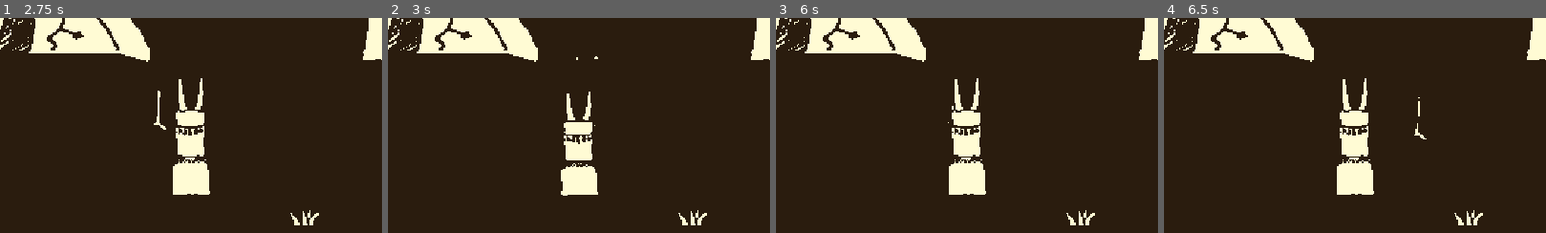
Above: before the commit, frames 1-4 (left to right).
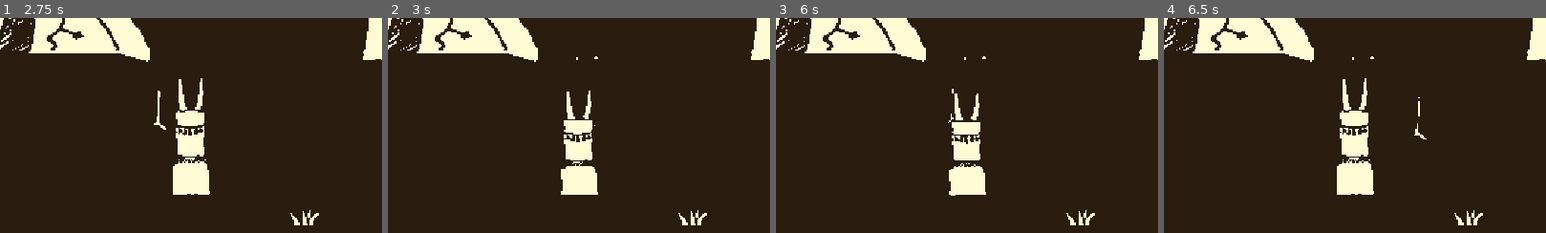
Above: after the commit, the same moments.

Repository: Szilhati-Daniel/HunJam2026-game
Game: Godot game, scene res://scenes/main_menu.tscn
Two runs of this game, one before a commit and one after it. Both use one fixed random seed, a clock stepped at 60 frames per second and the inputs below.
Inputs (mouse positions are % of the whole screen's width and height, from its top left):
- Up to frame 1 (2.75 s): click "Play" at 0.5 s; tap Enter (ui_accept) at 1.25, 1.52, 2.27 s; move the mouse to (72, 45) at 1.27 s; hold Right (ui_right) 1.28-2.03 s; hold Space 1.28-2.03 s; move the mouse to (30, 55) at 2.02 s; hold Down (ui_down) from 2.03 s (still down); tap E at 2.1 s
- Up to frame 2 (3 s): move the mouse to (60, 28) at 2.77 s; release Down (ui_down) at 2.78 s; hold Right (ui_right) from 2.78 s (still down); hold Space from 2.78 s (still down)
- Up to frame 3 (6 s): tap Enter (ui_accept) at 3.5, 3.77, 4.52, 5.27 s; move the mouse to (45, 70) at 3.52 s; release Right (ui_right) at 3.53 s; release Space at 3.53 s; hold Up (ui_up) 3.53-4.28 s; tap E at 3.6, 5.1 s; move the mouse to (80, 65) at 4.27 s; hold Space 4.28-5.03 s; hold Left (ui_left) 4.28-5.78 s; move the mouse to (20, 35) at 5.02 s; move the mouse to (55, 50) at 5.77 s; hold Down (ui_down) from 5.78 s (still down); hold Space from 5.78 s (still down)
- Up to frame 4 (6.5 s): keep holding Down (ui_down); keep holding Space
The pictures show only the part of the screen within x 25-75%, y 33-83%; the shares and areas given below are measured in that part.

Frame 1 is identical in both runs. In frame 2, 0.3% of the frame differs, in the area x 45-54%, y 33-83%; in frame 3, 1.3%, in the area x 45-55%, y 17-83%; in frame 4, less than 0.1%.

Commit message:
Final yeaaah

Diff:
--- a/prefabs/player.tscn
+++ b/prefabs/player.tscn
@@ -40,18 +40,6 @@
 "update": 1,
 "values": [false]
 }
-tracks/2/type = "value"
-tracks/2/imported = false
-tracks/2/enabled = true
-tracks/2/path = NodePath(".:can_move")
-tracks/2/interp = 1
-tracks/2/loop_wrap = true
-tracks/2/keys = {
-"times": PackedFloat32Array(0.0009999999),
-"transitions": PackedFloat32Array(1),
-"update": 1,
-"values": [true]
-}
 
 [sub_resource type="Animation" id="Animation_u51tk"]
 resource_name = "boink"
@@ -71,22 +59,10 @@
 tracks/1/type = "value"
 tracks/1/imported = false
 tracks/1/enabled = true
-tracks/1/path = NodePath(".:can_move")
+tracks/1/path = NodePath("Stars:visible")
 tracks/1/interp = 1
 tracks/1/loop_wrap = true
 tracks/1/keys = {
-"times": PackedFloat32Array(0, 0.7),
-"transitions": PackedFloat32Array(1, 1),
-"update": 1,
-"values": [false, true]
-}
-tracks/2/type = "value"
-tracks/2/imported = false
-tracks/2/enabled = true
-tracks/2/path = NodePath("Stars:visible")
-tracks/2/interp = 1
-tracks/2/loop_wrap = true
-tracks/2/keys = {
 "times": PackedFloat32Array(0, 0.7),
 "transitions": PackedFloat32Array(1, 1),
 "update": 1,
@@ -155,7 +131,7 @@
 [node name="HealthBar" parent="." unique_id=596134817 instance=ExtResource("2_g2jcq")]
 
 [node name="CollisionShape3D" type="CollisionShape3D" parent="." unique_id=883774445]
-transform = Transform3D(1, 0, 0, 0, 1, 0, 0, 0, 1, 0, 1, 0.20583367)
+transform = Transform3D(1, 0, 0, 0, 1, 0, 0, 0, 1, 0, 1, -0.15950859)
 shape = SubResource("CapsuleShape3D_g4v7s")
 
 [node name="Sprites" type="Node3D" parent="." unique_id=1601479087]
@@ -186,12 +162,11 @@
 transform = Transform3D(1, 0, 0, 0, 1, 0, 0, 0, 1, 0, 1, 0)
 
 [node name="CollisionShape3D" type="CollisionShape3D" parent="Area3D" unique_id=1406767555]
-transform = Transform3D(1, 0, 0, 0, 1, 0, 0, 0, 1, 0, 0, 0.19586682)
+transform = Transform3D(1, 0, 0, 0, 1, 0, 0, 0, 1, 0, 0, -0.17256606)
 shape = SubResource("CapsuleShape3D_57qmd")
 
 [node name="Stars" type="Sprite3D" parent="." unique_id=1245466384]
 transform = Transform3D(0.5, 0, 0, 0, 0.5, 0, 0, 0, 0.5, -0.083902836, 3.8973143, 0)
-visible = false
 texture = ExtResource("7_u51tk")
 
 [node name="Staff" parent="." unique_id=219690096 instance=ExtResource("8_kbsxf")]
--- a/scripts/player_controller.gd
+++ b/scripts/player_controller.gd
@@ -131,6 +131,9 @@
 
 func get_boinked():
 	$AnimationPlayer.play("boink")
+	can_move = false
+	await get_tree().create_timer(0.7).timeout
+	can_move = true
 
 """func update_healthbar_position() -> void:
 	var head_position = global_position + Vector3.UP * healthbar_height
